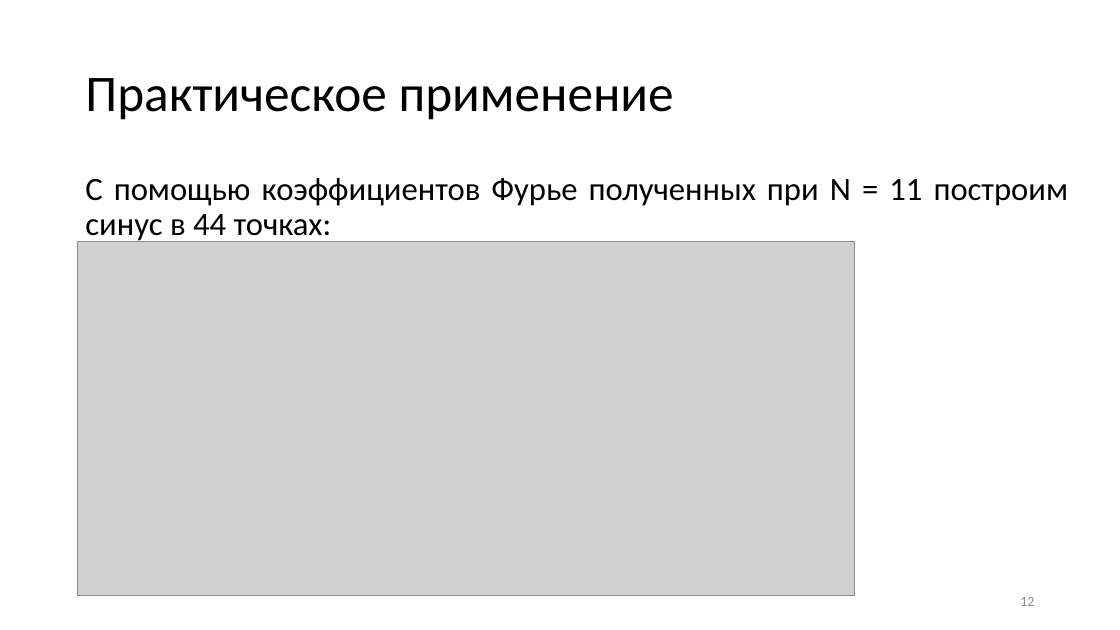
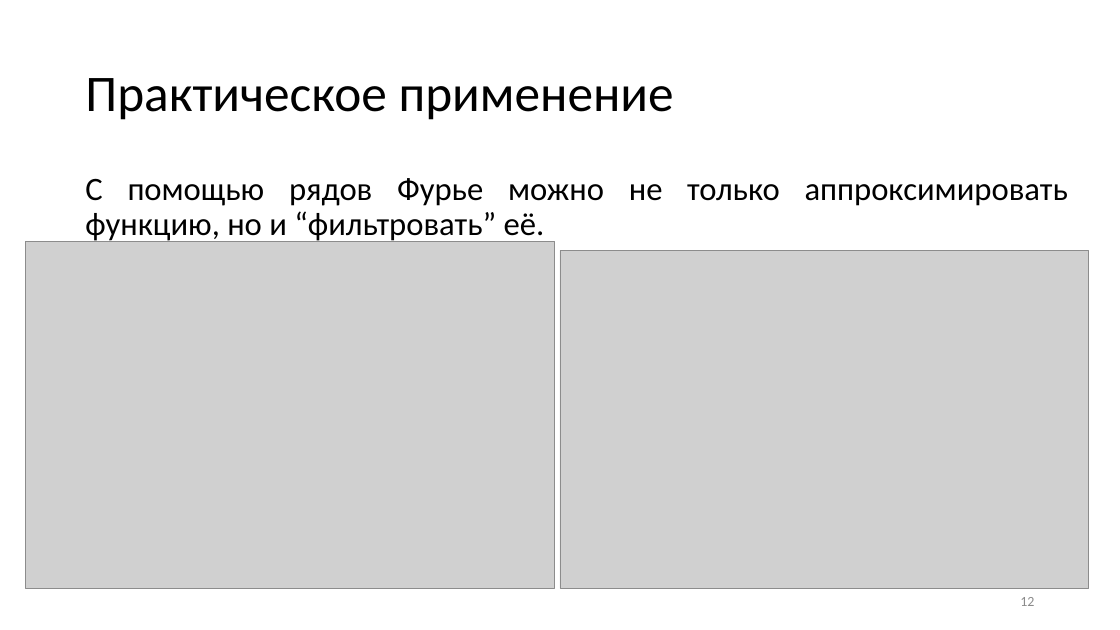
Before and after one commit to AleksandrPanov/parallel-programming, a slide deck: slide 12 of Панов параллельное программирование.pptx. Drawn at 1120x630 pixels with LibreOffice and Linux fonts; fonts in the diff are those of the drawing; grey boxes stand for pictures. Boxes give left, top, right and bottom in pixels: in the first picture for what was removed or moved away, otherwise in the second. Text is boxed around its words. In the diff, an @@ line names an element or a change of style, - is before the commit and + after.

```diff
--- a/Панов параллельное программирование.pptx
+++ b/Панов параллельное программирование.pptx
@@ text at box(85, 178, 1068, 243): text changed @@
-С помощью коэффициентов Фурье полученных при N = 11 построим синус в 44 точках:
+С помощью рядов Фурье можно не только аппроксимировать функцию, но и “фильтровать” её.
@@ picture: place and size @@
-picture at box(77, 241, 855, 595)
+picture at box(26, 241, 555, 588)
@@ picture added at box(560, 250, 1090, 588) @@
```
Also in this commit, not shown: 1 other slide changed.
